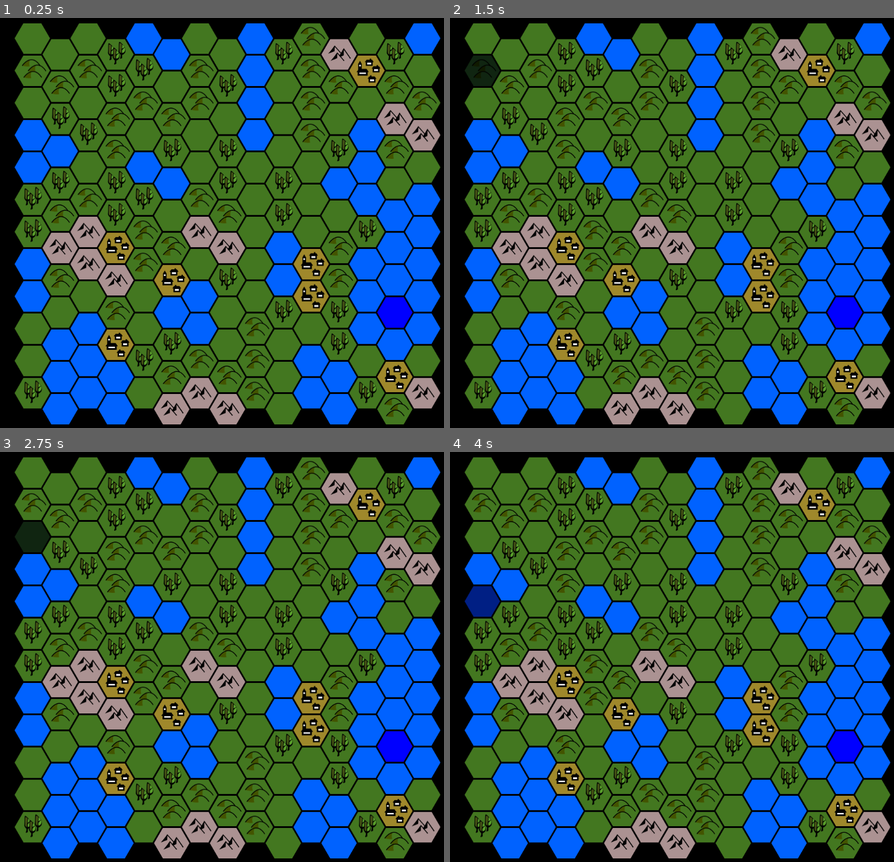
Above: before the commit, frames 1-4 (two rows, left to right).
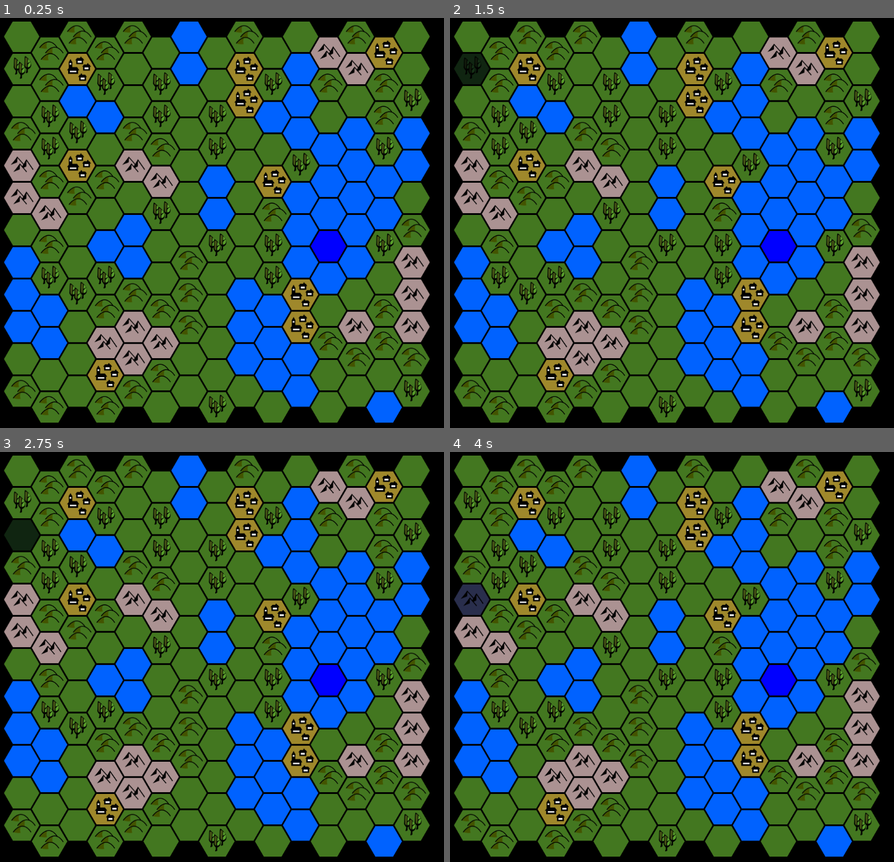
Above: after the commit, the same moments.

Repository: Liagson/HexiMaps
Game: Godot game, scene res://scenes/Game.tscn
The game is run twice, just before and just after one commit, with the same random seed, the same clock (stepped at 60 frames per second) and the same inputs.
Inputs (mouse positions are in pixels of both pictures, inside the frame that each line leads up to):
- Up to frame 1 (0.25 s): no input
- Up to frame 2 (1.5 s): tap Enter at 0.5 s; move the mouse to (481, 38) at 0.52 s; tap Space at 1.25 s; move the mouse to (481, 71) at 1.27 s
- Up to frame 3 (2.75 s): tap Enter at 2 s; move the mouse to (31, 538) at 2.02 s
- Up to frame 4 (4 s): tap Space at 2.75 s; move the mouse to (481, 570) at 2.77 s; tap Enter at 3.5 s; move the mouse to (481, 599) at 3.52 s

The runs differ from the first frame. In frame 1, 66% of the frame differs, in the area x 0-100%, y 0-100%; in frame 2, 66%; in frame 3, 66%; in frame 4, 66%.

Commit message:
Empty border to avoid edge logic problems

Diff:
--- a/scenes/Game.tscn
+++ b/scenes/Game.tscn
@@ -8,7 +8,7 @@
 script = ExtResource( 1 )
 
 [node name="GeoMap" type="Node2D" parent="."]
-position = Vector2( 100, 100 )
+position = Vector2( -50, -50 )
 script = ExtResource( 2 )
 
 [node name="MapCreator" parent="." instance=ExtResource( 3 )]
--- a/scripts/mapCreation/MapCreator.gd
+++ b/scripts/mapCreation/MapCreator.gd
@@ -15,8 +15,8 @@
 func constructGeoMap(geoMap):
 	var matrix = geoMap.matrix
 
-	for x in range(matrix.size()):
-		for y in range(matrix[0].size()):
+	for x in range(2, matrix.size() - 2):
+		for y in range(2, matrix[0].size() - 2):
 			var tile = Tile.instance()
 			setTileGeoTexture(tile, getTileGeoTexture(matrix[x][y].geoType))
 			tile.position = getTilePosition(x, y)
@@ -24,16 +24,19 @@
 
 func getTileMatrix(width, height):
 	var matrix = []
-	for x in range(width):
+	for x in range(width + 4):
 		matrix.append([])
-		for y in range(height):
+		for y in range(height + 4):
 			matrix[x].append([])
-			var heightNoiseValue = heightNoise.texture.noise.\
-			get_noise_2d(x * tileSize[0], y * tileSize[1])
-			var tileInfo = TileInfo.new()
-			tileInfo.geoType = getTileGeoTipe(heightNoiseValue)
-			setForestTile(x, y, tileInfo)
-			matrix[x][y] = tileInfo
+
+			# we leave an empty border
+			if x > 1 and x < (width + 2) and y > 1 and y < (height + 2):
+				var heightNoiseValue = heightNoise.texture.noise.\
+				get_noise_2d(x * tileSize[0], y * tileSize[1])
+				var tileInfo = TileInfo.new()
+				tileInfo.geoType = getTileGeoTipe(heightNoiseValue)
+				setForestTile(x, y, tileInfo)
+				matrix[x][y] = tileInfo
 
 	setTowns(matrix)
 
@@ -49,8 +52,8 @@
 			currentTile.geoType = TileGeoInfo.TileTipe.forest_standard
 
 func setTowns(matrix):
-	for x in range(1, matrix.size() - 1):
-		for y in range(1, matrix[0].size() - 1):
+	for x in range(2, matrix.size() - 2):
+		for y in range(2, matrix[0].size() - 2):
 			if TileGeoInfo.isTileBuildable(matrix[x][y].geoType):
 				var diceResult = randi()%20+1
 				# TODO: this should be defined somewhere else
